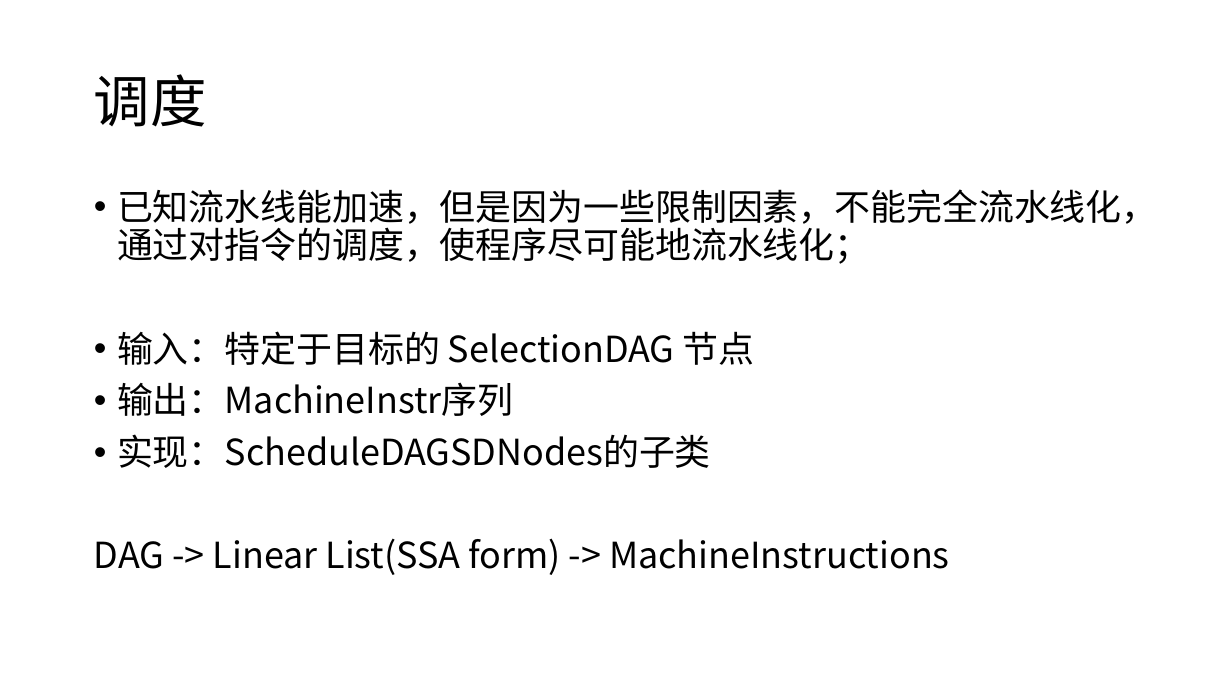
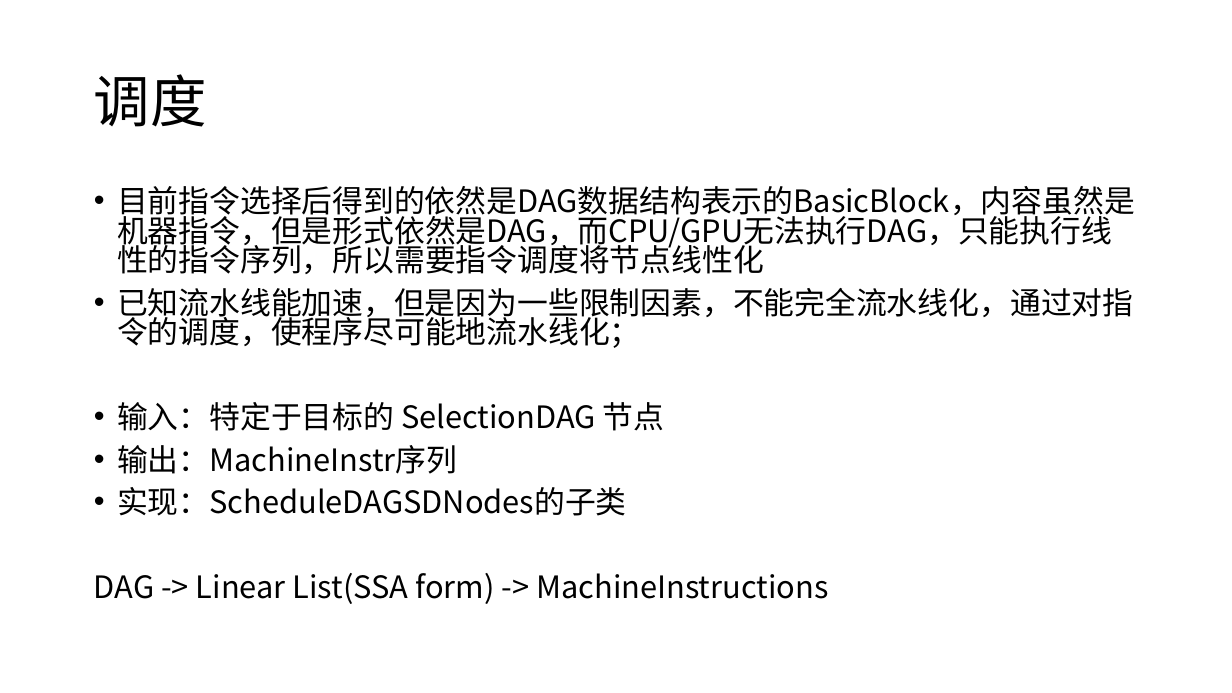
Before and after one commit to JYRoy/MLC-Learning, a slide deck: slide 35 of LLVM/04.LLVM Backend.pptx (slide 33 before the commit). Drawn at 1232x693 pixels with LibreOffice and Linux fonts; fonts in the diff are those of the drawing. Boxes give left, top, right and bottom in pixels: in the first picture for what was removed or moved away, otherwise in the second. Text is boxed around its words. In the diff, an @@ line names an element or a change of style, - is before the commit and + after.

```diff
--- a/LLVM/04.LLVM Backend.pptx
+++ b/LLVM/04.LLVM Backend.pptx
@@ text at box(117, 186, 1135, 274): paragraph added @@
+• 目前指令选择后得到的依然是DAG数据结构表示的BasicBlock，内容虽然是机器指令，但是形式依然是DAG，而CPU/GPU无法执行DAG，只能执行线性的指令序列，所以需要指令调度将节点线性化
@@ text at box(94, 288, 1133, 604): size 28 to 24 pt in "已知流水线能加速，但是因为一些限制因素，不能完全流水线化，通过对指令的调度，使程序尽可能地流水线化；", "输入：特定于目标的 SelectionDAG 节点", "输出：MachineInstr序列", "实现：ScheduleDAGSDNodes的子类" and 1 more places; line spacing 0.9 to 0.8 @@
```
Also in this commit, not shown: 17 other slides changed, 5 slides added, 1 slide removed.
